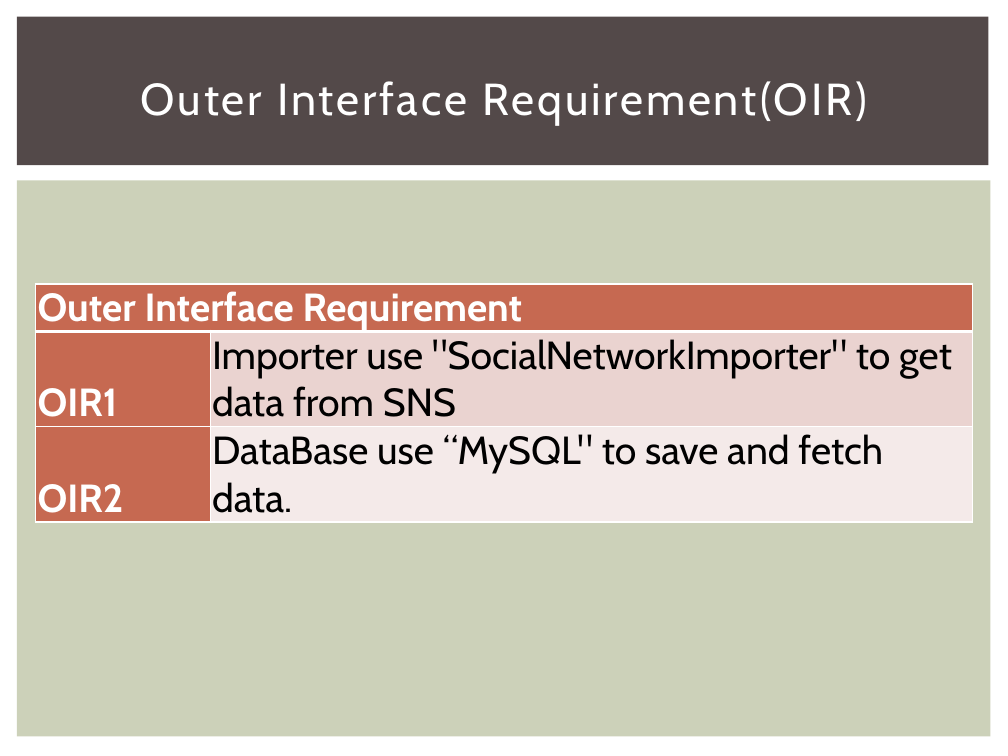
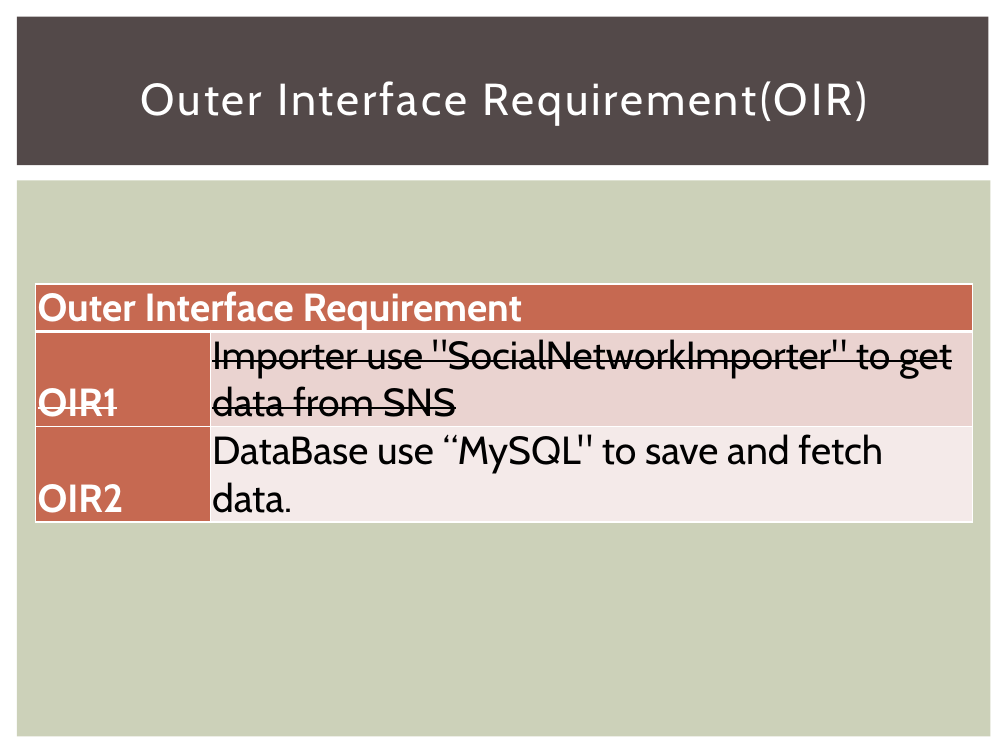
Before and after one commit to 2014-sed-team3/term-project, a slide deck: slide 14 of project/report/report.pptx (slide 10 before the commit). Drawn at 1008x756 pixels with LibreOffice and Linux fonts; fonts in the diff are those of the drawing. Boxes give left, top, right and bottom in pixels: in the first picture for what was removed or moved away, otherwise in the second. Text is boxed around its words. In the diff, an @@ line names an element or a change of style, - is before the commit and + after.

Commit message:
Updated report- requirements, architecutre and actual effort.

```diff
--- a/project/report/report.pptx
+++ b/project/report/report.pptx
@@ table at [35, 284, 972, 519] @@
@@ strikethrough on in "OIR1", "Importer use "SocialNetworkImporter" to get data from ..." @@
```
Also in this commit, not shown: 11 other slides changed, 10 slides added, 2 other files.
